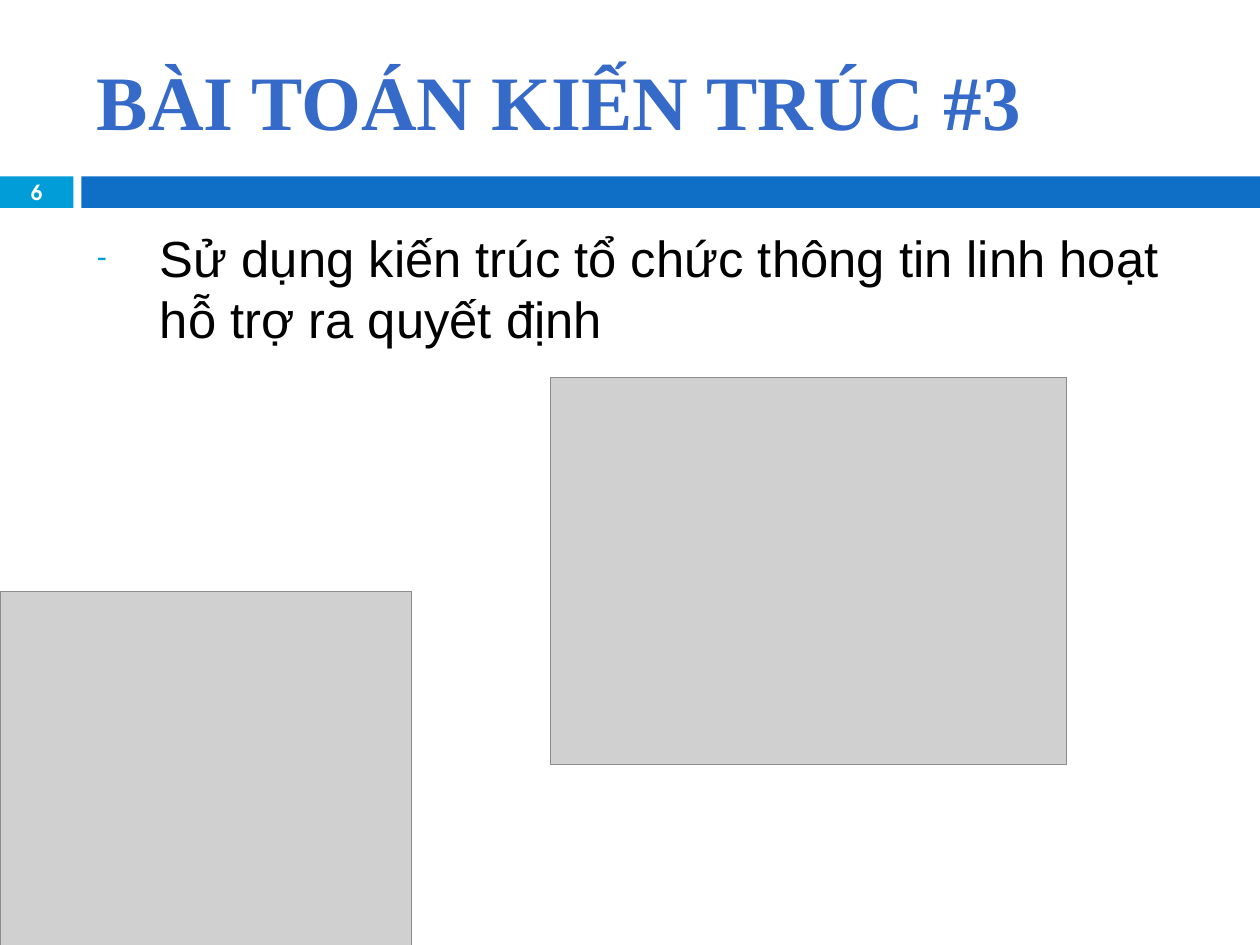
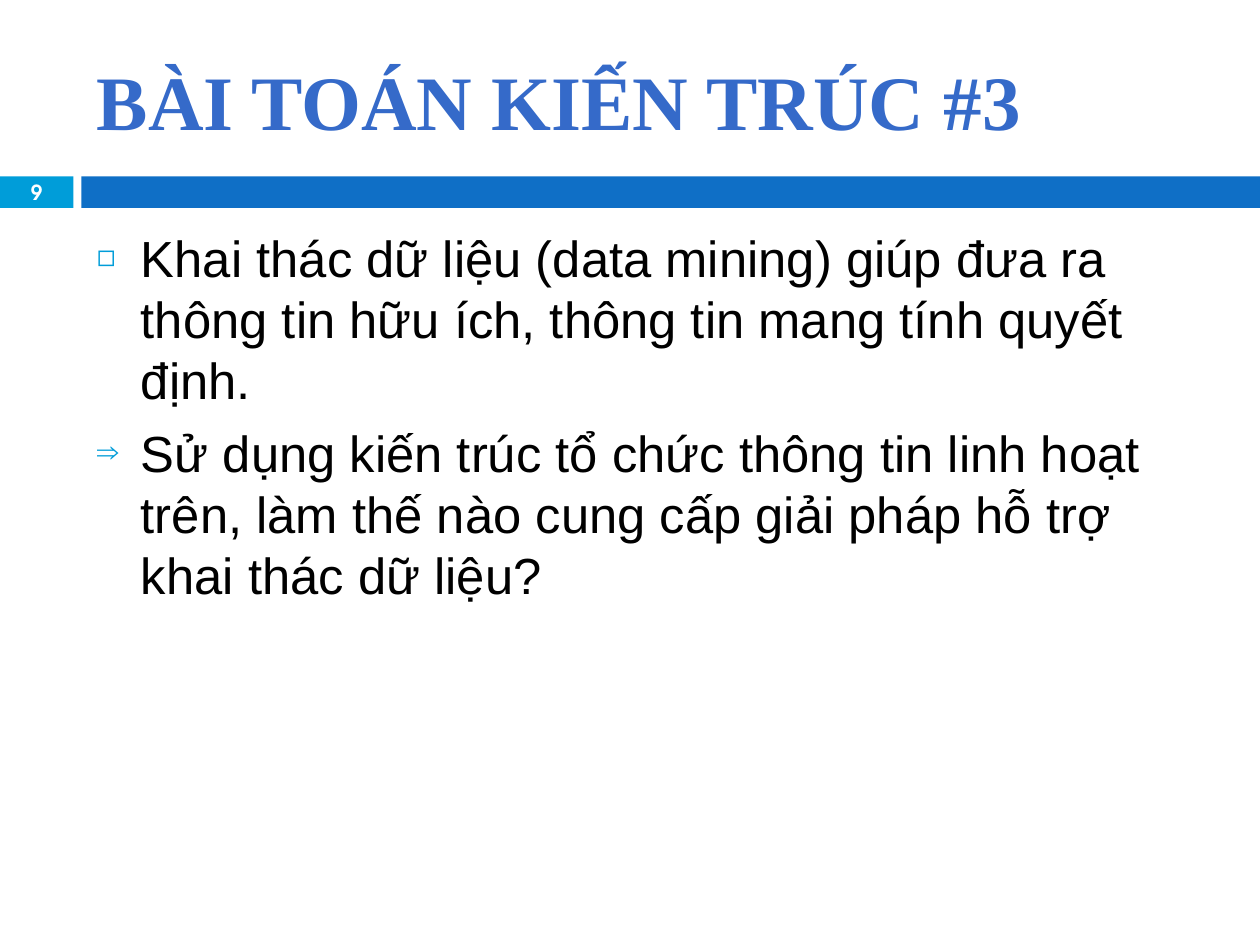
Before and after one commit to khanhduy94/jobzoom, a slide deck: slide 9 of Documents/JobZoom Presentation.pptx (slide 6 before the commit). Drawn at 1260x945 pixels with LibreOffice and Linux fonts; fonts in the diff are those of the drawing; grey boxes stand for pictures; background and template pictures are left out. Boxes give left, top, right and bottom in pixels: in the first picture for what was removed or moved away, otherwise in the second. Text is boxed around its words. In the diff, an @@ line names an element or a change of style, - is before the commit and + after.

```diff
--- a/Documents/JobZoom Presentation.pptx
+++ b/Documents/JobZoom Presentation.pptx
@@ page number at bbox=[31, 184, 43, 209]: text changed @@
-6
+9
@@ text at bbox=[141, 239, 1140, 602]: text changed @@
-– Sử dụng kiến trúc tổ chức thông tin linh hoạt hỗ trợ ra quyết định
+◻ Khai thác dữ liệu (data mining) giúp đưa ra thông tin hữu ích, thông tin mang tính quyết định.
+⇒ Sử dụng kiến trúc tổ chức thông tin linh hoạt trên, làm thế nào cung cấp giải pháp hỗ trợ khai thác dữ liệu?
@@ picture removed at bbox=[551, 378, 1066, 765] @@
@@ picture removed at bbox=[0, 591, 412, 945] @@
```
Also in this commit, not shown: 3 other slides changed, 9 slides added, 1 slide removed, 1 other file.
